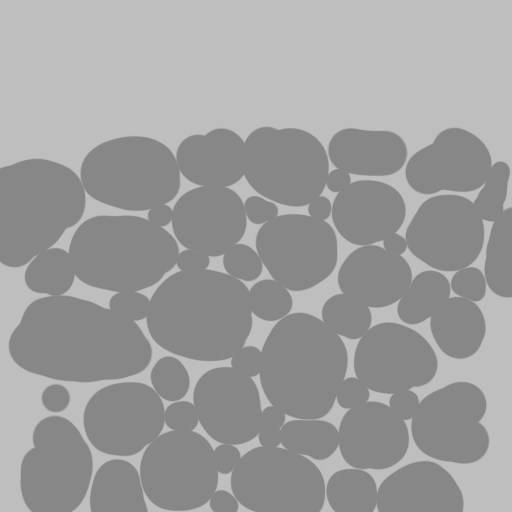
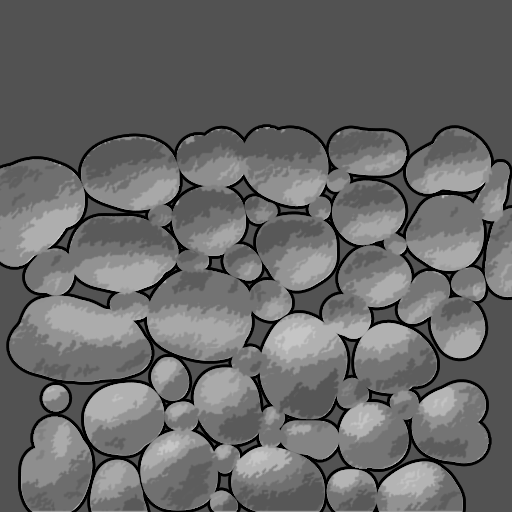
Revision of a layered 512px x 512px image; what changed, layer by layer:
renamed "Layer 1" to "DryStone_UV", hid it, moved it above "Layer 1", painted on it over left=0, top=125, right=512, bottom=512
added layer "Layer 3" above "DryStone_Text" over left=0, top=127, right=512, bottom=512
renamed "DryStone_UV" to "DryStone_Text", showed it, painted on it over left=0, top=0, right=512, bottom=512
painted on "Background" over left=0, top=0, right=512, bottom=512
